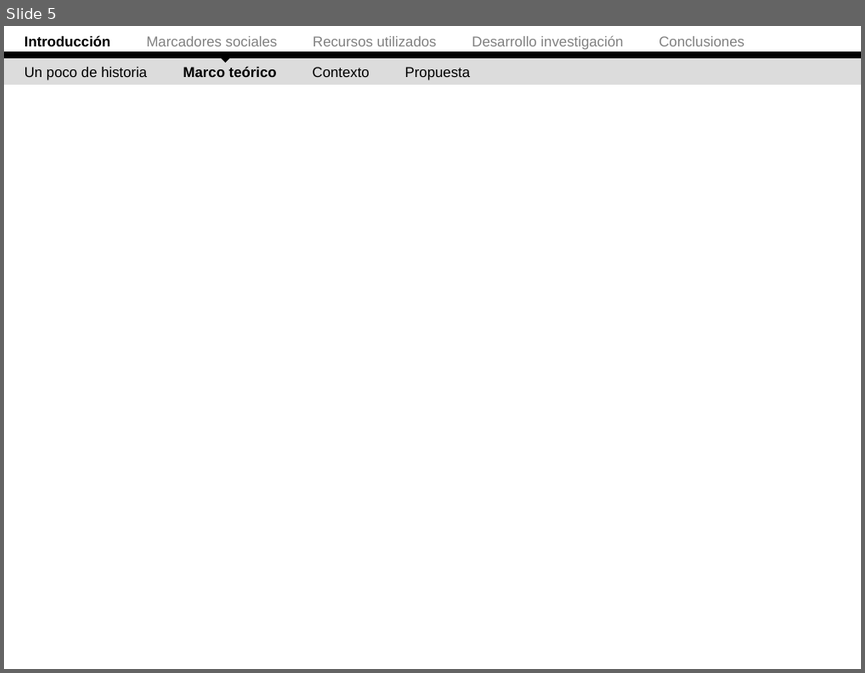
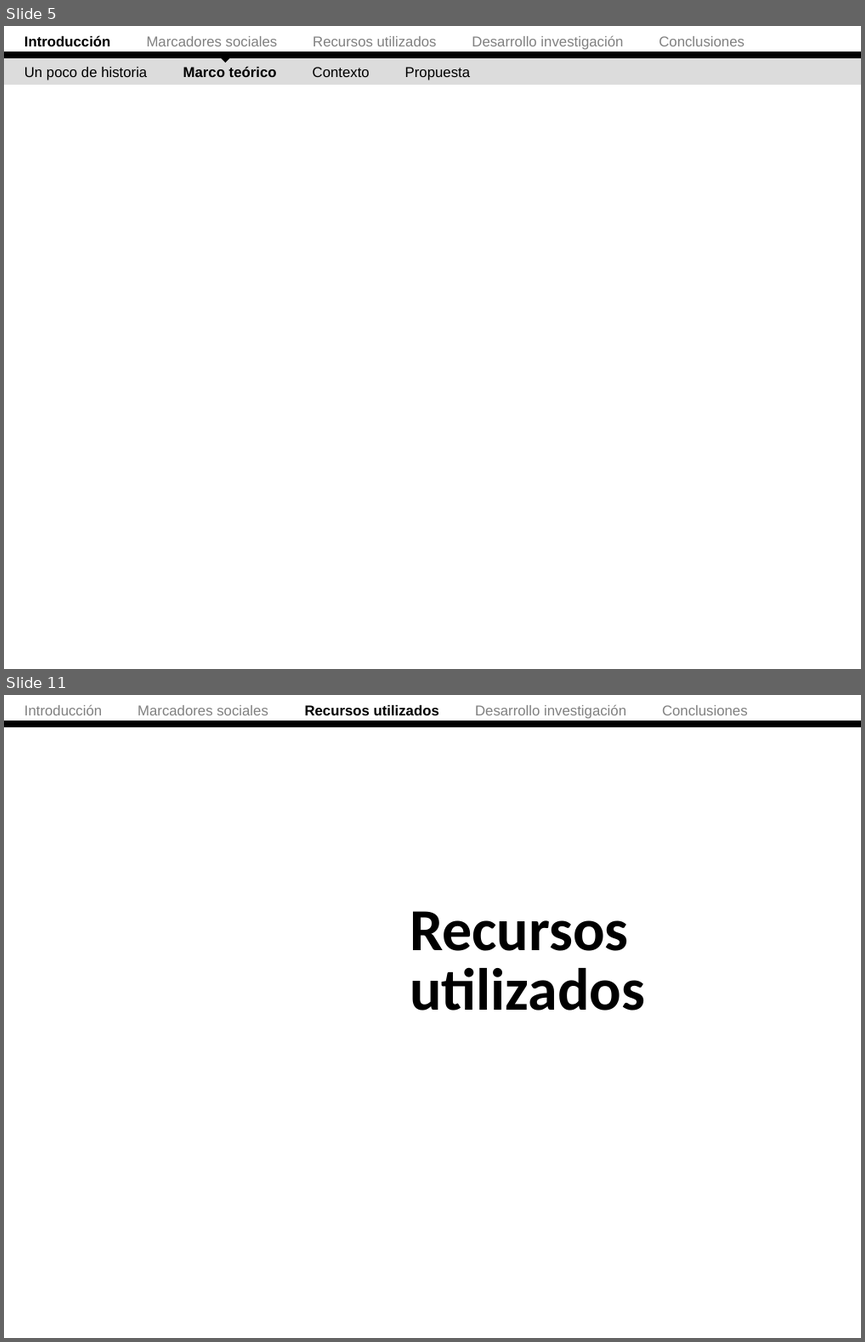
Before and after one commit to ak907kenai/nicotournetesis, a slide deck: docs_trunk/Presentación Tesis (UI nueva).ppt. Shown one above the other, each under a label of ours: slide 5 before the commit, slides 5 and 11 after it; the slides between them are not shown. The pictures are 865x673 and 865x1342 pixels, drawn with LibreOffice and Linux fonts; fonts in the diff are those of the drawing. Boxes give left, top, right and bottom in pixels: in the first picture for what was removed or moved away, otherwise in the second. Text is boxed around its words. In the diff, an @@ line names an element or a change of style, - is before the commit and + after.

```diff
--- a/docs_trunk/Presentación Tesis (UI nueva).ppt
+++ b/docs_trunk/Presentación Tesis (UI nueva).ppt
@@ slide 11 added at (4,695,861,1338), background #FFFFFF @@
@@ text added at (24,704,748,719), 12 pt, text #808080 @@
+Introducción Marcadores sociales Recursos utilizados Desarrollo investigación Conclusiones
@@ rectangle added at (4,721,861,727), fill #000000 @@
@@ text added at (409,911,629,951), 50 pt, text #000000, bold @@
+Recursos
@@ text added at (409,967,645,1010), 50 pt, text #000000, bold @@
+utilizados
```
Also in this commit, not shown: 2 slides changed, 17 other slides added, 1 other file.
